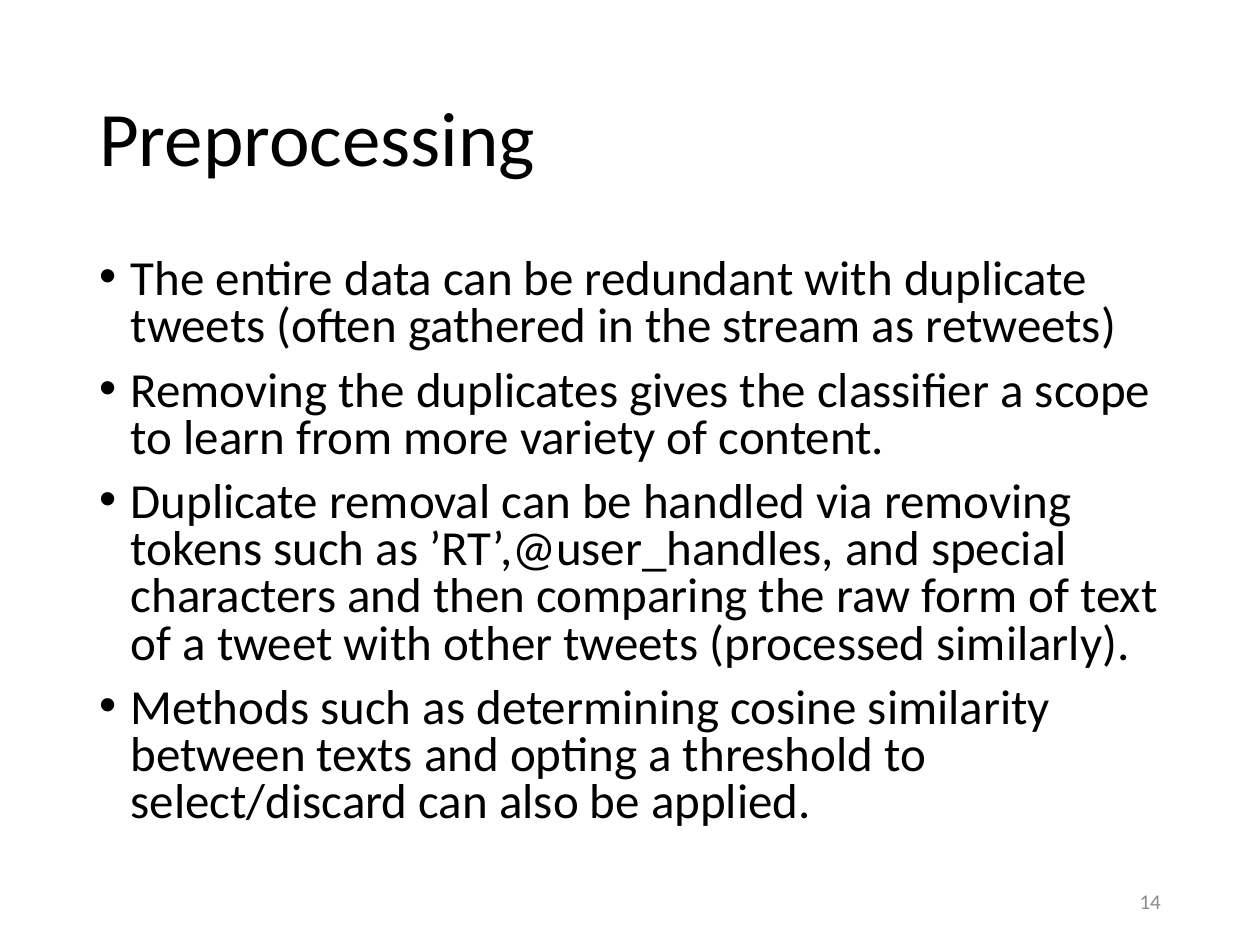
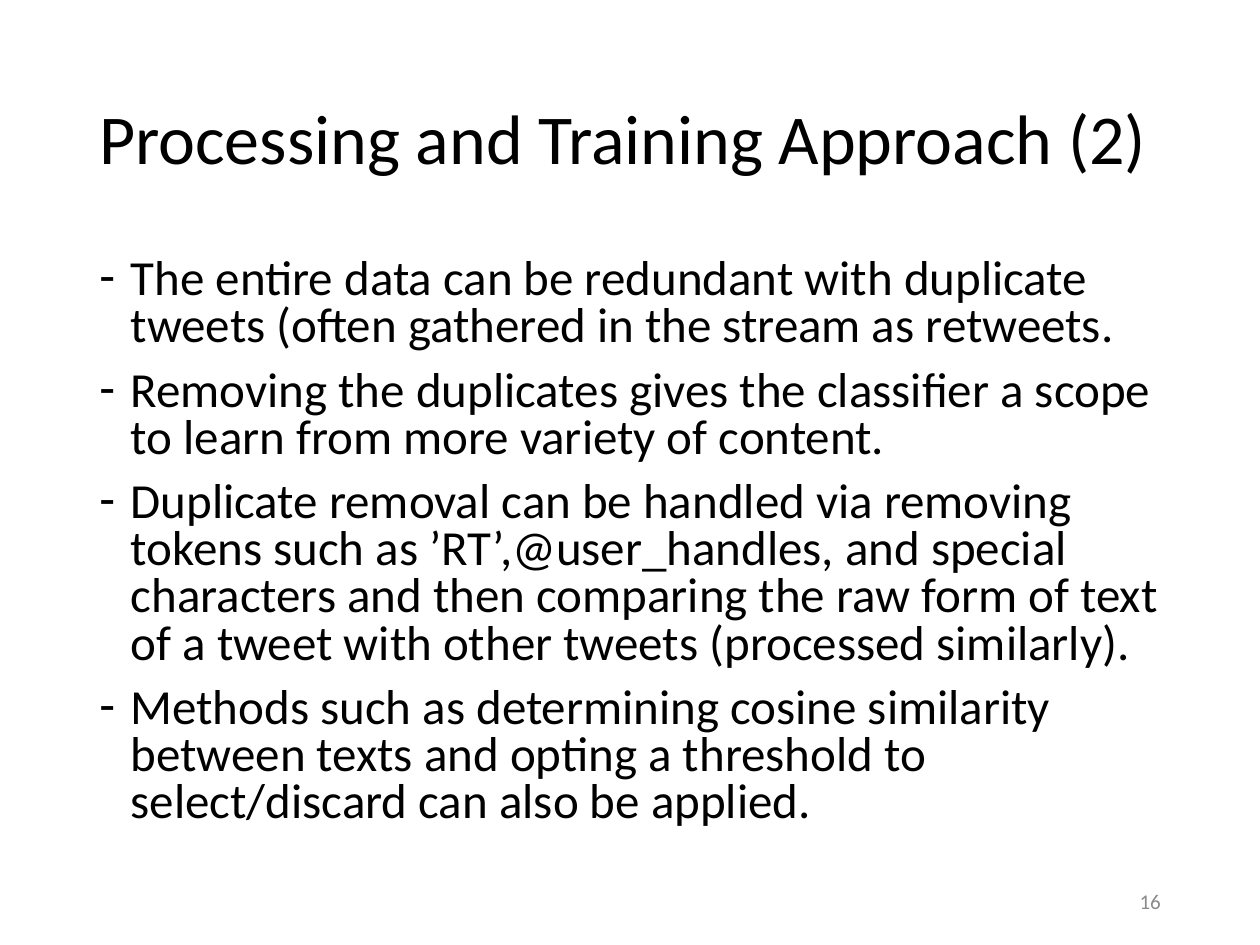
Before and after one commit to evhart/smasac-tutorial, a slide deck: slide 16 of slides/pptx/4-classification.pptx (slide 14 before the commit). Drawn at 1260x945 pixels with LibreOffice and Linux fonts; fonts in the diff are those of the drawing. Boxes give left, top, right and bottom in pixels: in the first picture for what was removed or moved away, otherwise in the second. Text is boxed around its words. In the diff, an @@ line names an element or a change of style, - is before the commit and + after.

```diff
--- a/slides/pptx/4-classification.pptx
+++ b/slides/pptx/4-classification.pptx
@@ title at <box>99,113,1146,176</box>: text changed; size 44 to 40 pt @@
-Preprocessing
+Processing and Training Approach (2)
@@ text at <box>131,261,1114,351</box>: text changed @@
-• The entire data can be redundant with duplicate tweets (often gathered in the stream as retweets)
+– The entire data can be redundant with duplicate tweets (often gathered in the stream as retweets.
@@ page number at <box>1140,895,1161,909</box>: text changed @@
-14
+16
```
Also in this commit, not shown: 11 other slides changed, 8 slides added, 1 other file.
